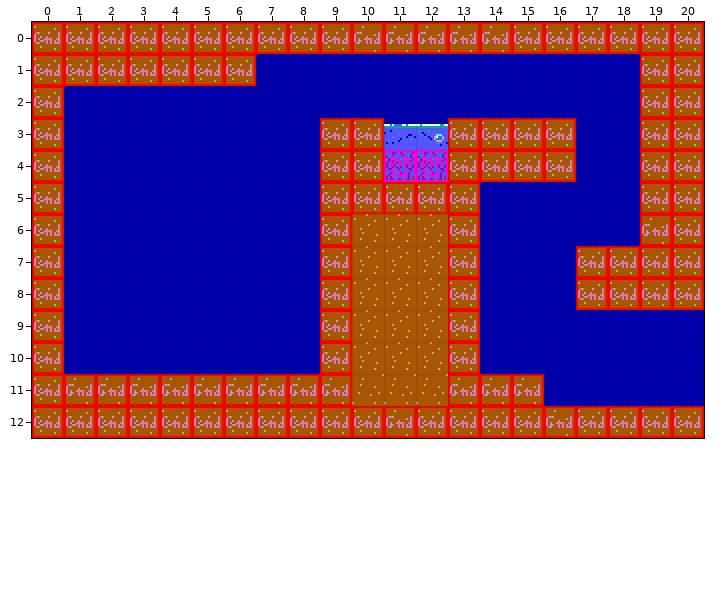
One commit to this Tiled map: levels/0106.tmx. Above, as it was before the edit.
Cells are 16x16 px. Shown: x 0..20, y 0..12.
After:
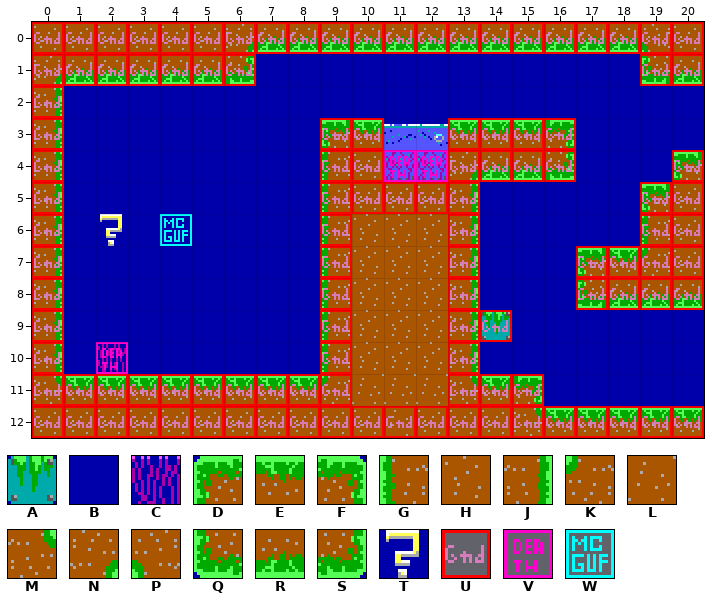
Key: from "Tileset": A 41, B 44, C 61, D 81, E 82, F 83, G 101, H 102, J 103, K 121, L 122, M 123, N 161, P 162, Q 181, R 182, S 183, T 203; from "obj_layer": U 1, V 3, W 6.
_ is an empty cell.
Diff:
{"where": "layer \"bg\""}
{"y":0,"x":6,"old":"HHHHLLLLLHHHHH","new":"NRRRRRRRRRRRRP"}
{"y":1,"x":0,"old":"HHHHHHH","new":"NRRRRRS"}
{"y":1,"x":19,"old":"HH","new":"QR"}
{"y":2,"x":0,"old":"H","new":"J"}
{"y":2,"x":19,"old":"HH","new":"BB"}
{"y":3,"x":0,"old":"H","new":"J"}
{"y":3,"x":9,"old":"HH","new":"DE"}
{"y":3,"x":13,"old":"HHHH","new":"EEEF"}
{"y":3,"x":19,"old":"HH","new":"BB"}
{"y":4,"x":0,"old":"H","new":"J"}
{"y":4,"x":9,"old":"H","new":"G"}
{"y":4,"x":13,"old":"HHHH","new":"NRRS"}
{"y":4,"x":19,"old":"HH","new":"BD"}
{"y":5,"x":0,"old":"H","new":"J"}
{"y":5,"x":9,"old":"H","new":"G"}
{"y":5,"x":13,"old":"H","new":"J"}
{"y":5,"x":19,"old":"H","new":"D"}
{"y":6,"x":0,"old":"H","new":"J"}
{"y":6,"x":2,"old":"B","new":"T"}
{"y":6,"x":9,"old":"H","new":"G"}
{"y":6,"x":13,"old":"H","new":"J"}
{"y":6,"x":19,"old":"L","new":"G"}
{"y":7,"x":0,"old":"H","new":"J"}
{"y":7,"x":9,"old":"H","new":"G"}
{"y":7,"x":13,"old":"H","new":"J"}
{"y":7,"x":17,"old":"HHH","new":"DEK"}
{"y":8,"x":0,"old":"H","new":"J"}
{"y":8,"x":9,"old":"H","new":"G"}
{"y":8,"x":13,"old":"H","new":"J"}
{"y":8,"x":17,"old":"HHHH","new":"QRRR"}
{"y":9,"x":0,"old":"H","new":"J"}
{"y":9,"x":9,"old":"H","new":"G"}
{"y":9,"x":13,"old":"HB","new":"JA"}
{"y":10,"x":0,"old":"H","new":"J"}
{"y":10,"x":2,"old":"B","new":"C"}
{"y":10,"x":9,"old":"H","new":"G"}
{"y":10,"x":13,"old":"H","new":"J"}
{"y":11,"x":0,"old":"HLLLLLLLLL","new":"MEEEEEEEEK"}
{"y":11,"x":13,"old":"LLL","new":"MEF"}
{"y":12,"x":15,"old":"HLHHHH","new":"MEEEEE"}
{"where": "layer \"col\""}
{"y":2,"x":19,"old":"UU","new":"__"}
{"y":3,"x":19,"old":"UU","new":"__"}
{"y":4,"x":19,"old":"U","new":"_"}
{"y":6,"x":4,"old":"_","new":"W"}
{"y":9,"x":14,"old":"_","new":"U"}
{"y":10,"x":2,"old":"_","new":"V"}
